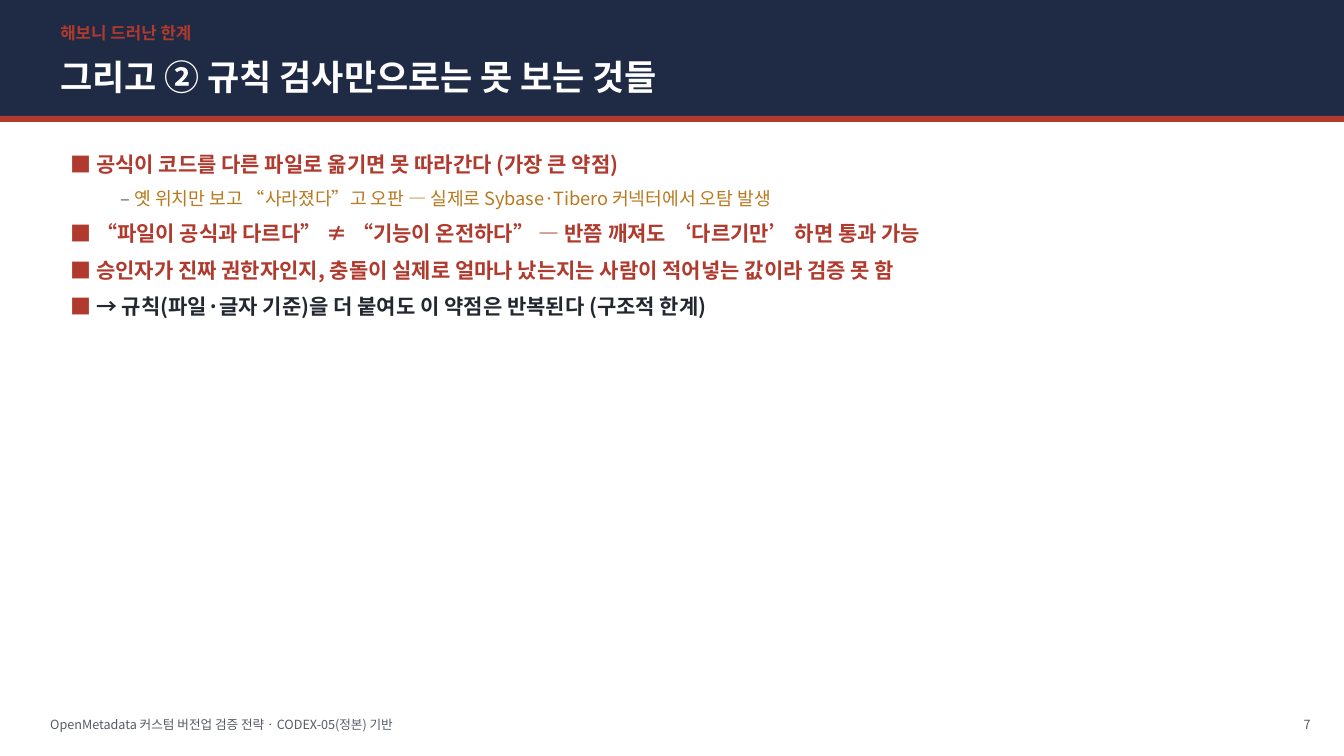
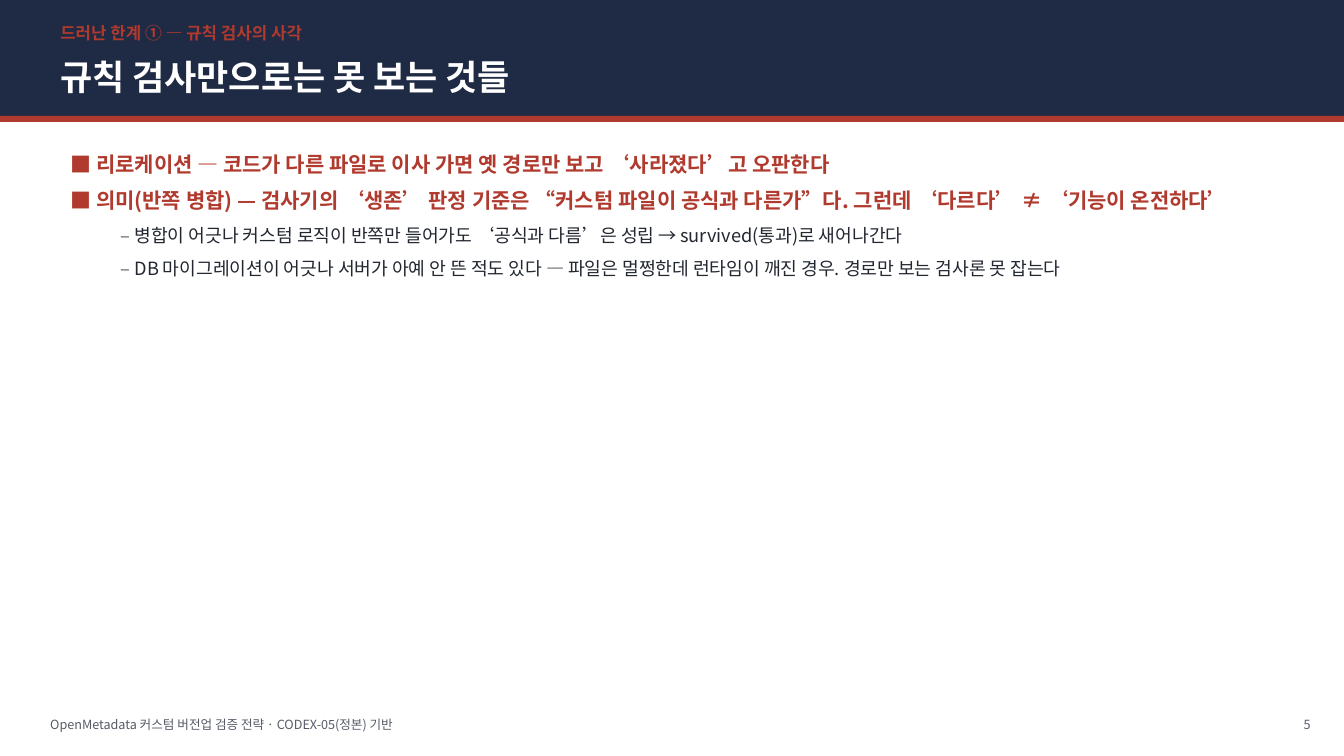
Before and after one commit to easyseop/openmetadata-lab-docs, a slide deck: slide 5 of docs/CODEX-05-전략발표.pptx (slide 7 before the commit). Drawn at 1344x756 pixels with LibreOffice and Linux fonts; fonts in the diff are those of the drawing. Boxes give left, top, right and bottom in pixels: in the first picture for what was removed or moved away, otherwise in the second. Text is boxed around its words. In the diff, an @@ line names an element or a change of style, - is before the commit and + after.

```diff
--- a/docs/CODEX-05-전략발표.pptx
+++ b/docs/CODEX-05-전략발표.pptx
@@ text at <box>60,25,302,41</box>: text changed @@
-해보니 드러난 한계
+드러난 한계 ① — 규칙 검사의 사각
@@ text at <box>60,60,510,93</box>: text changed @@
-그리고 ② 규칙 검사만으로는 못 보는 것들
+규칙 검사만으로는 못 보는 것들
@@ text at <box>96,154,1229,277</box>: text changed; size 15 to 13 pt; text colour #B03A2E to #222730; bold off @@
-■ 공식이 코드를 다른 파일로 옮기면 못 따라간다 (가장 큰 약점)
-  – 옛 위치만 보고 “사라졌다”고 오판 — 실제로 Sybase·Tibero 커넥터에서 오탐 발생
-■ “파일이 공식과 다르다” ≠ “기능이 온전하다” — 반쯤 깨져도 ‘다르기만’ 하면 통과 가능
-■ 승인자가 진짜 권한자인지, 충돌이 실제로 얼마나 났는지는 사람이 적어넣는 값이라 검증 못 함
-■ → 규칙(파일·글자 기준)을 더 붙여도 이 약점은 반복된다 (구조적 한계)
+■ 리로케이션 — 코드가 다른 파일로 이사 가면 옛 경로만 보고 ‘사라졌다’고 오판한다
+■ 의미(반쪽 병합) — 검사기의 ‘생존’ 판정 기준은 “커스텀 파일이 공식과 다른가”다. 그런데 ‘다르다’ ≠ ‘기능이 온전하다’
+  – 병합이 어긋나 커스텀 로직이 반쪽만 들어가도 ‘공식과 다름’은 성립 → survived(통과)로 새어나간다
+  – DB 마이그레이션이 어긋나 서버가 아예 안 뜬 적도 있다 — 파일은 멀쩡한데 런타임이 깨진 경우. 경로만 보는 검사론 못 잡는다
@@ text at <box>1304,719,1311,729</box>: text changed @@
-7
+5
```
Also in this commit, not shown: 13 other slides changed, 2 slides added, 1 slide removed, 2 other files.
